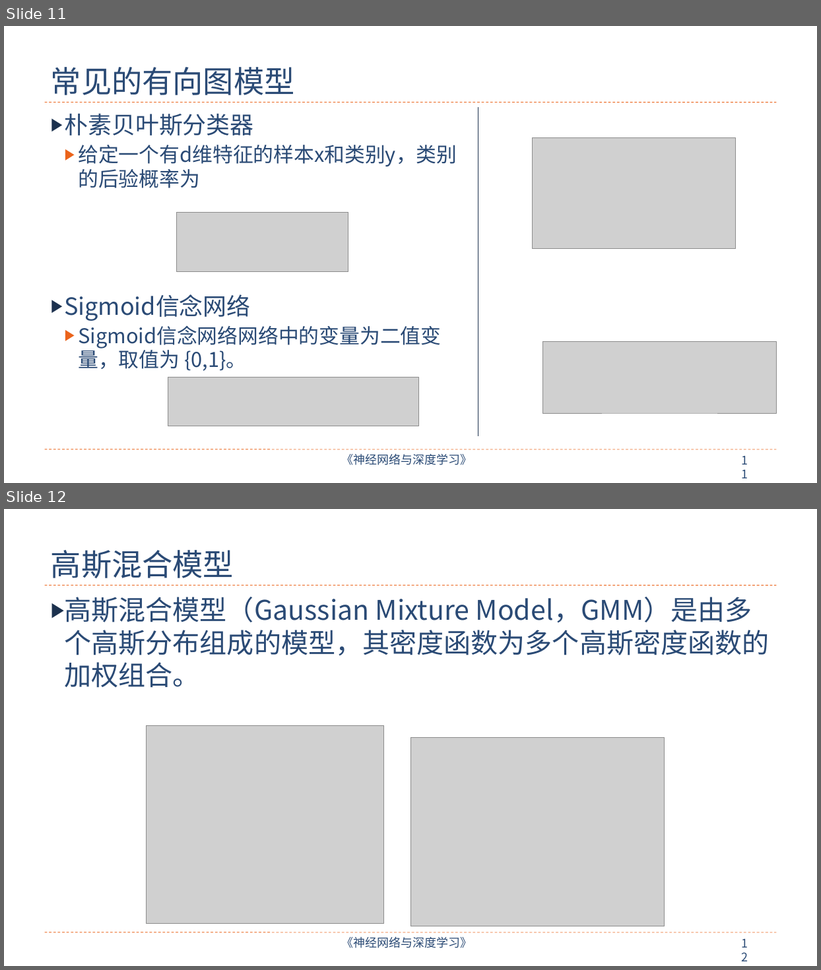
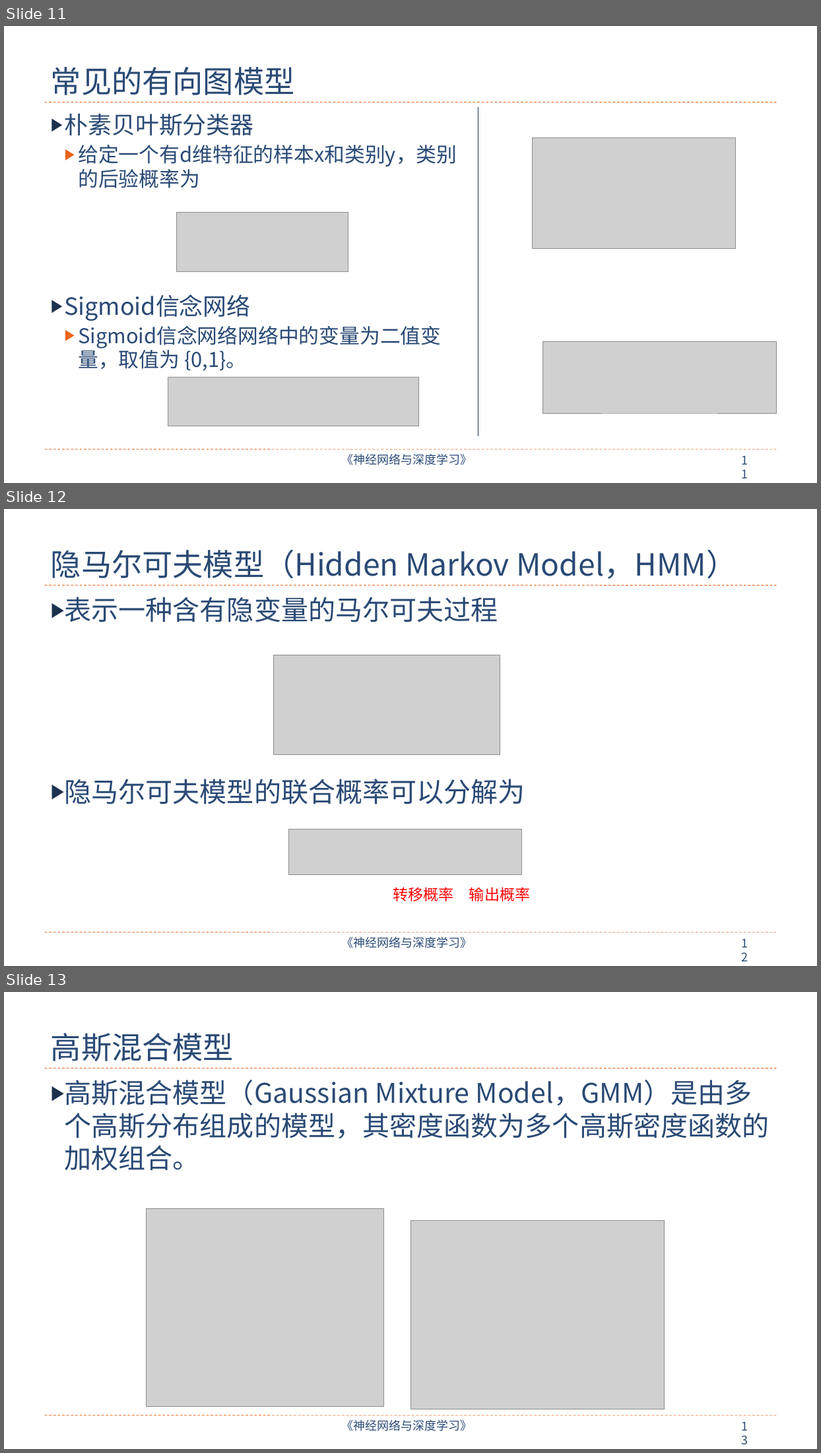
Before and after one commit to nndl/nndl.github.io, a slide deck: ppt/chap-概率图模型.pptx. Shown one above the other, each under a label of ours: slides 11 and 12 before the commit, slides 11, 12 and 13 after it. The pictures are 821x970 and 821x1453 pixels, drawn with LibreOffice and Linux fonts; fonts in the diff are those of the drawing; grey boxes stand for pictures. Boxes give left, top, right and bottom in pixels: in the first picture for what was removed or moved away, otherwise in the second. Text is boxed around its words. In the diff, an @@ line names an element or a change of style, - is before the commit and + after.

```diff
--- a/ppt/chap-概率图模型.pptx
+++ b/ppt/chap-概率图模型.pptx
@@ slide 12 added at box(4, 509, 817, 966), background #FFFFFF; not listed: 4 template elements that a slide beside it also shows @@
@@ title added at box(51, 549, 737, 579), 36 pt, text #2A4A75 @@
+隐马尔可夫模型（Hidden Markov Model，HMM）
@@ text added at box(65, 597, 525, 805), 32 pt, text #2A4A75 @@
+▶ 表示一种含有隐变量的马尔可夫过程
+▶ 隐马尔可夫模型的联合概率可以分解为
@@ picture added at box(274, 656, 500, 755) @@
@@ picture added at box(289, 829, 523, 875) @@
@@ text added at box(393, 887, 453, 902), 18 pt, text #FF0000 @@
+转移概率
@@ text added at box(469, 887, 530, 902), 18 pt, text #FF0000 @@
+输出概率
@@ what was slide 12 is now slide 13 @@
```
Also in this commit, not shown: 4 slides changed, 1 other slide added, 3 other files.
